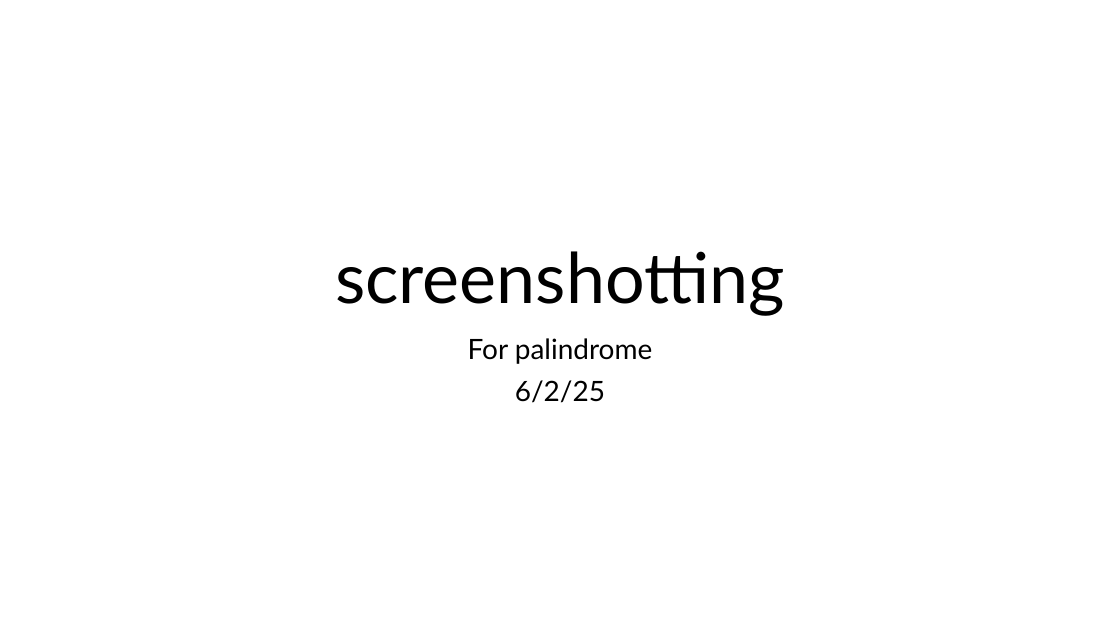
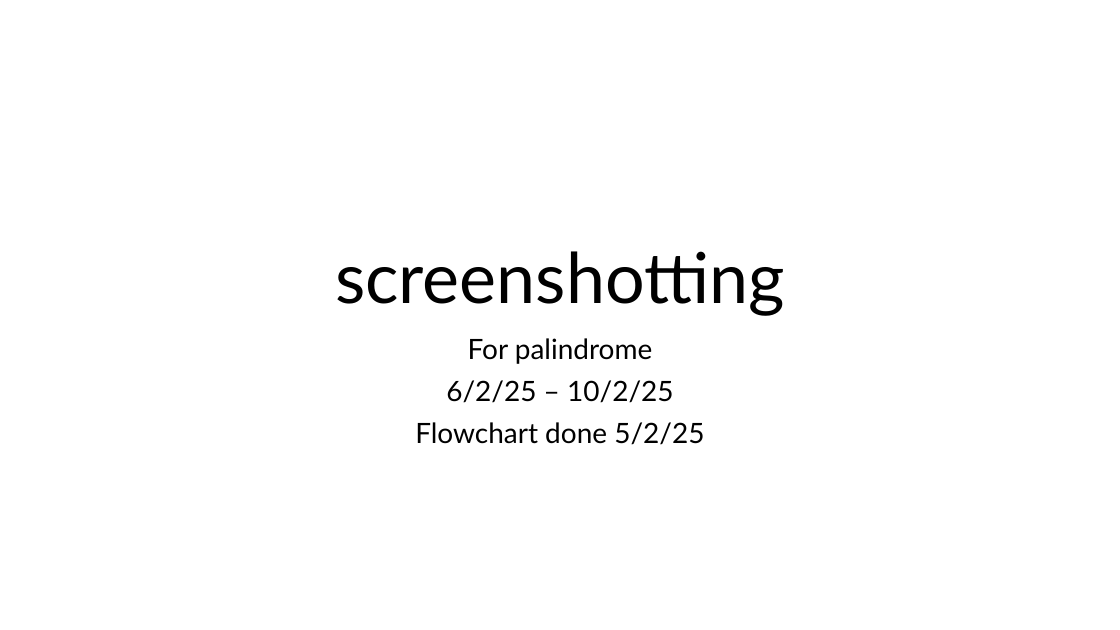
Before and after one commit to PengoPango/403IT_Programming_repos, a slide deck: slide 1 of 403_Programming/assignments/palindromeprogress_screenshots.pptx. Drawn at 1120x630 pixels with LibreOffice and Linux fonts; fonts in the diff are those of the drawing. Boxes give left, top, right and bottom in pixels: in the first picture for what was removed or moved away, otherwise in the second. Text is boxed around its words. In the diff, an @@ line names an element or a change of style, - is before the commit and + after.

```diff
--- a/403_Programming/assignments/palindromeprogress_screenshots.pptx
+++ b/403_Programming/assignments/palindromeprogress_screenshots.pptx
@@ subtitle at (415, 380, 704, 445): text changed @@
-6/2/25
+6/2/25 – 10/2/25
+Flowchart done 5/2/25
```
Also in this commit, not shown: 1 other slide changed, 5 other files.
